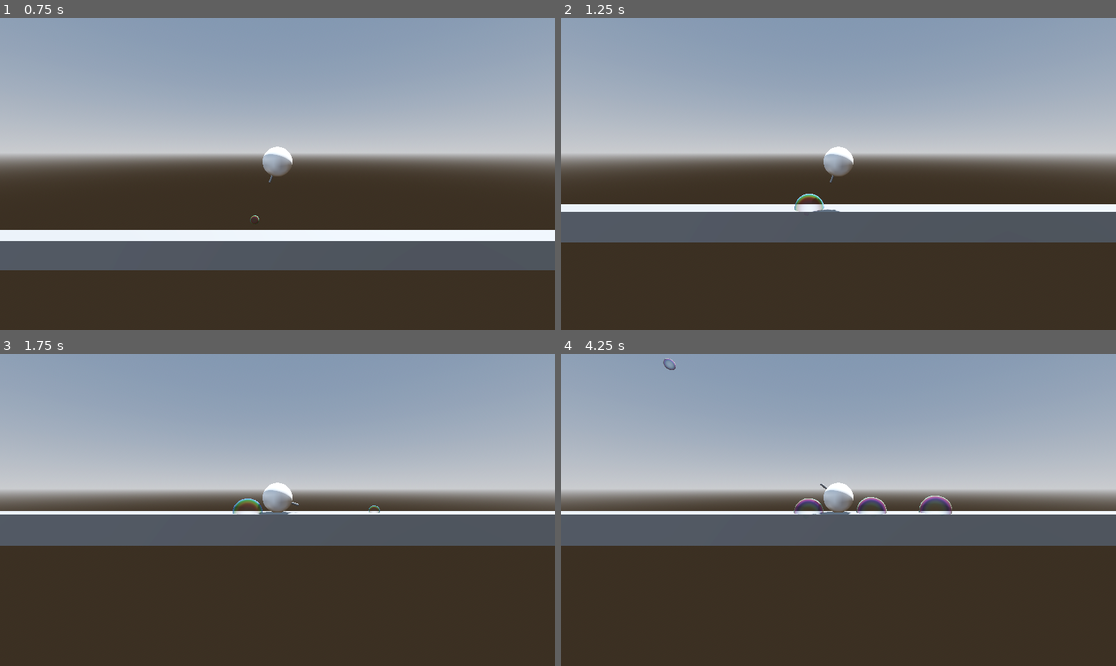
Above: before the commit, frames 1-4 (two rows, left to right).
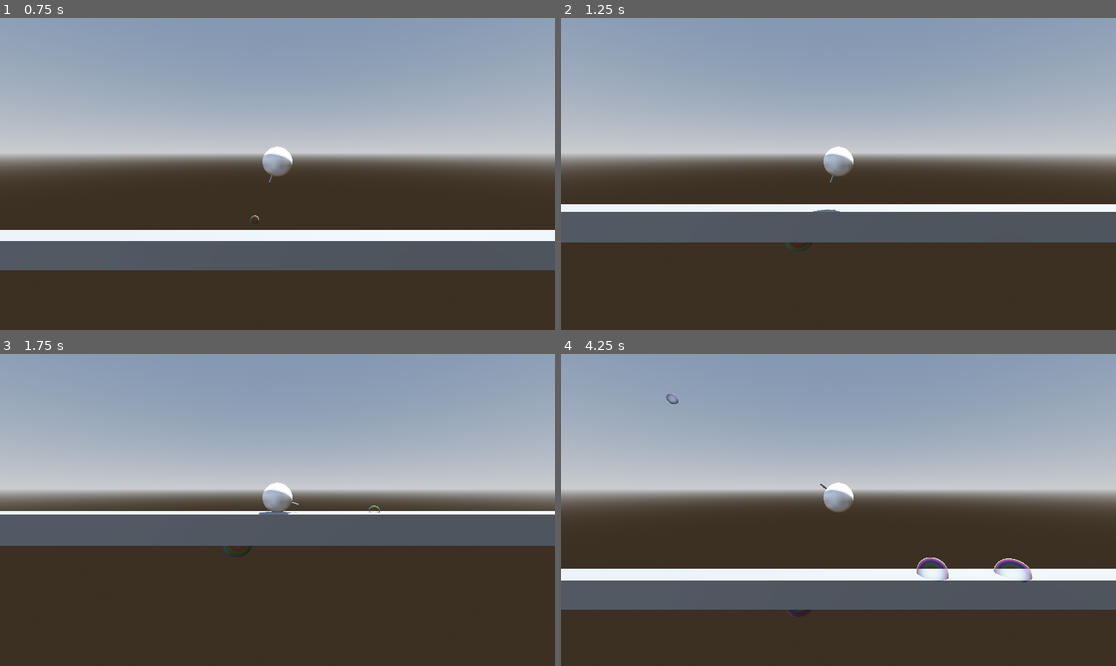
Above: after the commit, the same moments.

Repository: Mastermori/BubbeBounce
Game: Godot game, scene res://levels/test_level.tscn
The game is run twice, just before and just after one commit, with the same random seed, the same clock (stepped at 60 frames per second) and the same inputs. This scene is started directly instead of the project's main scene.
Inputs (mouse positions are in pixels of both pictures, inside the frame that each line leads up to):
- Up to frame 1 (0.75 s): tap Enter (ui_accept) at 0.5 s; move the mouse to (249, 236) at 0.52 s; press the mouse at (249, 236) at 0.53 s
- Up to frame 2 (1.25 s): tap Enter (ui_accept) at 0.77 s
- Up to frame 3 (1.75 s): move the mouse to (444, 556) at 1.27 s; release the mouse at (444, 556) at 1.28 s; click (444, 556) at 1.35 s; tap Enter (ui_accept) at 1.52 s
- Up to frame 4 (4.25 s): move the mouse to (672, 463) at 2.02 s; press the mouse at (672, 463) at 2.03 s; tap R (reset, bound only after the commit) at 2.75, 4.15 s; move the mouse to (866, 510) at 2.77 s; release the mouse at (866, 510) at 2.78 s; click (866, 510) at 2.85 s; tap Enter (ui_accept) at 3.02, 3.77 s; move the mouse to (755, 432) at 3.52 s; press the mouse at (755, 432) at 3.53 s

Frame 1 is identical in both runs. In frame 2, 0.2% of the frame differs, in the area x 40-48%, y 56-75%; in frame 3, 0.2%; in frame 4, 25%, in the area x 0-100%, y 1-84%.

Commit message:
added level reset with "r"

Diff:
--- a/levels/level.gd
+++ b/levels/level.gd
@@ -3,6 +3,11 @@
 
 @onready var obstacles: Node3D = $Obstacles
 @onready var bubbles: Node3D = $Bubbles
+@onready var initial_player_position: Vector3 = $Player.position
 
 func _ready() -> void:
 	Globals.current_level = self
+
+func _unhandled_input(event: InputEvent) -> void:
+	if event.is_action_released("reset"):
+		Globals.player.position = initial_player_position
--- a/project.godot
+++ b/project.godot
@@ -26,6 +26,21 @@
 "events": [Object(InputEventMouseButton,"resource_local_to_scene":false,"resource_name":"","device":-1,"window_id":0,"a …(253 unchanged characters)…
 ]
 }
+move_left={
+"deadzone": 0.2,
+"events": [Object(InputEventKey,"resource_local_to_scene":false,"resource_name":"","device":-1,"window_id":0,"alt_pressed":false,"shift_pressed":false,"ctrl_pressed":false,"meta_pressed":false,"pressed":false,"keycode":0,"physical_keycode":65,"key_label":0,"unicode":97,"location":0,"echo":false,"script":null)
+]
+}
+move_right={
+"deadzone": 0.2,
+"events": [Object(InputEventKey,"resource_local_to_scene":false,"resource_name":"","device":-1,"window_id":0,"alt_pressed":false,"shift_pressed":false,"ctrl_pressed":false,"meta_pressed":false,"pressed":false,"keycode":0,"physical_keycode":68,"key_label":0,"unicode":100,"location":0,"echo":false,"script":null)
+]
+}
+reset={
+"deadzone": 0.2,
+"events": [Object(InputEventKey,"resource_local_to_scene":false,"resource_name":"","device":-1,"window_id":0,"alt_pressed":false,"shift_pressed":false,"ctrl_pressed":false,"meta_pressed":false,"pressed":false,"keycode":0,"physical_keycode":82,"key_label":0,"unicode":114,"location":0,"echo":false,"script":null)
+]
+}
 
 [layer_names]
 
@@ -35,5 +50,4 @@
 
 [physics]
 
-3d/physics_engine="Jolt Physics"
 jolt_physics_3d/simulation/areas_detect_static_bodies=true
